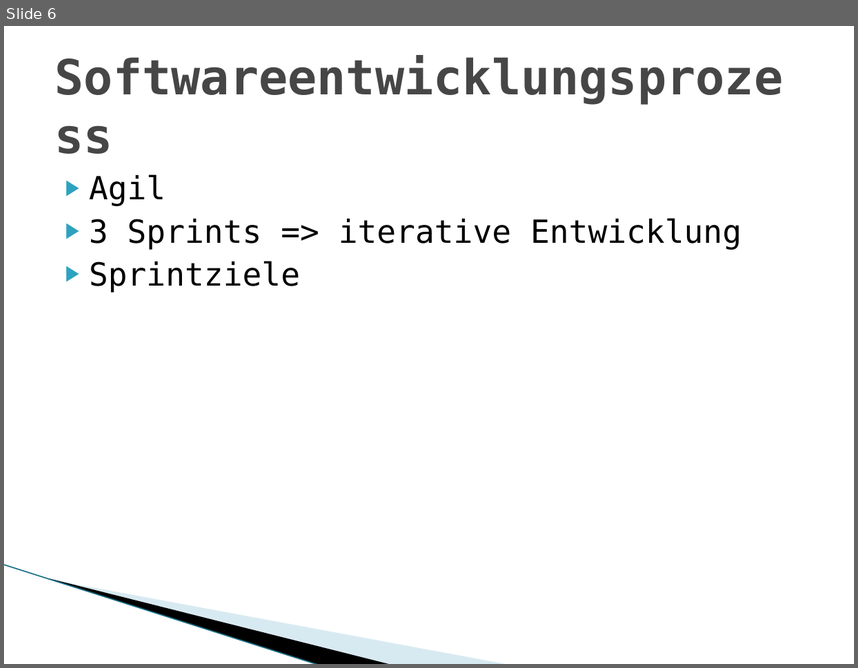
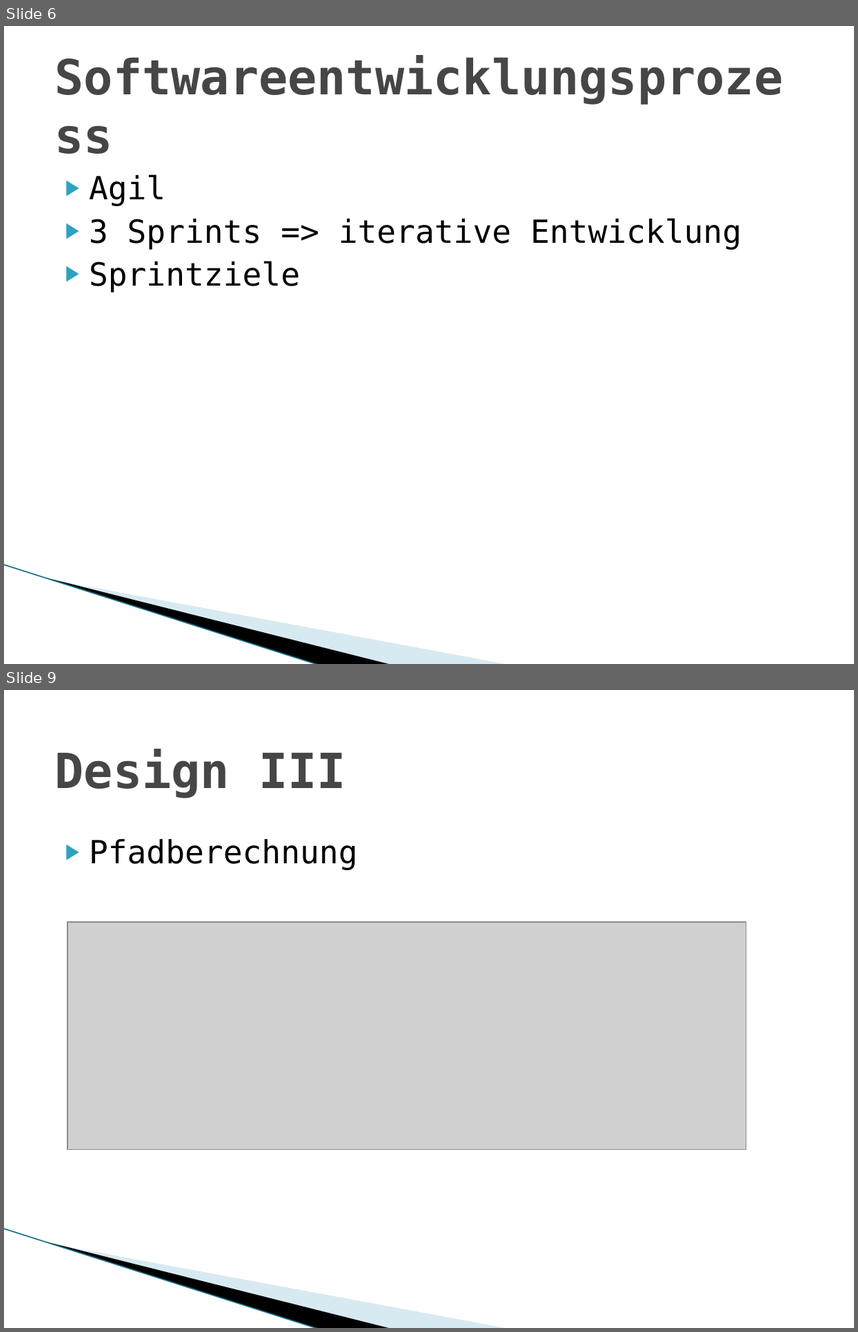
Before and after one commit to adrianbaertschi/TravelPlanner, a slide deck: doc/Travelplaner.pptx. Shown one above the other, each under a label of ours: slide 6 before the commit, slides 6 and 9 after it; the slides between them are not shown. The pictures are 858x668 and 858x1332 pixels, drawn with LibreOffice and Linux fonts; fonts in the diff are those of the drawing; grey boxes stand for pictures; background and template pictures are left out. Boxes give left, top, right and bottom in pixels: in the first picture for what was removed or moved away, otherwise in the second. Text is boxed around its words. In the diff, an @@ line names an element or a change of style, - is before the commit and + after.

```diff
--- a/doc/Travelplaner.pptx
+++ b/doc/Travelplaner.pptx
@@ slide 9 added at [4, 690, 854, 1328], background #FFFFFF; not listed: 3 template elements that a slide beside it also shows @@
@@ title added at [55, 749, 346, 798], 41 pt, text #464646, bold @@
+Design III
@@ text added at [89, 839, 358, 870], 27 pt, text #000000 @@
+▶ Pfadberechnung
@@ picture added at [67, 922, 746, 1150] @@
```
Also in this commit, not shown: 3 slides changed, 2 other slides added, 1 slide removed.
